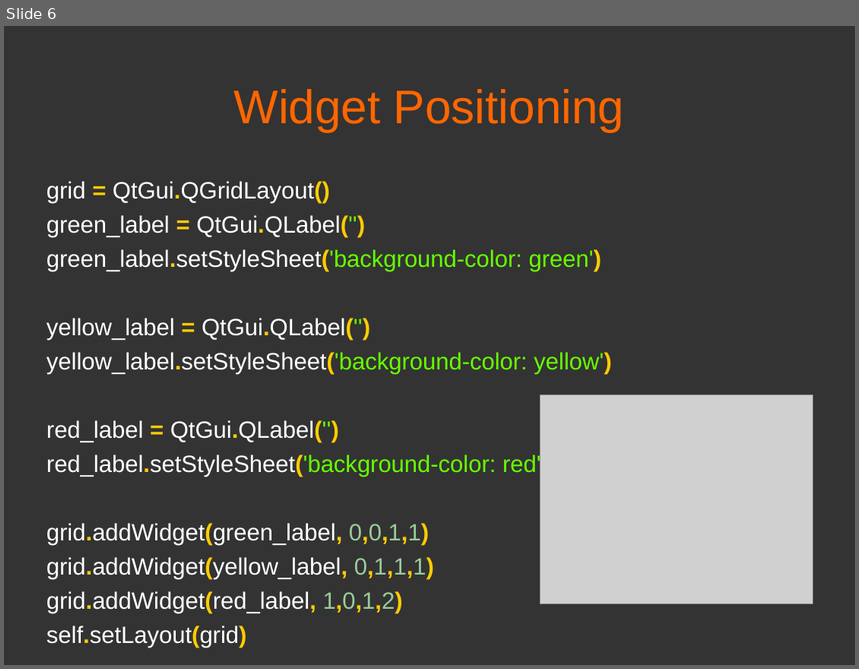
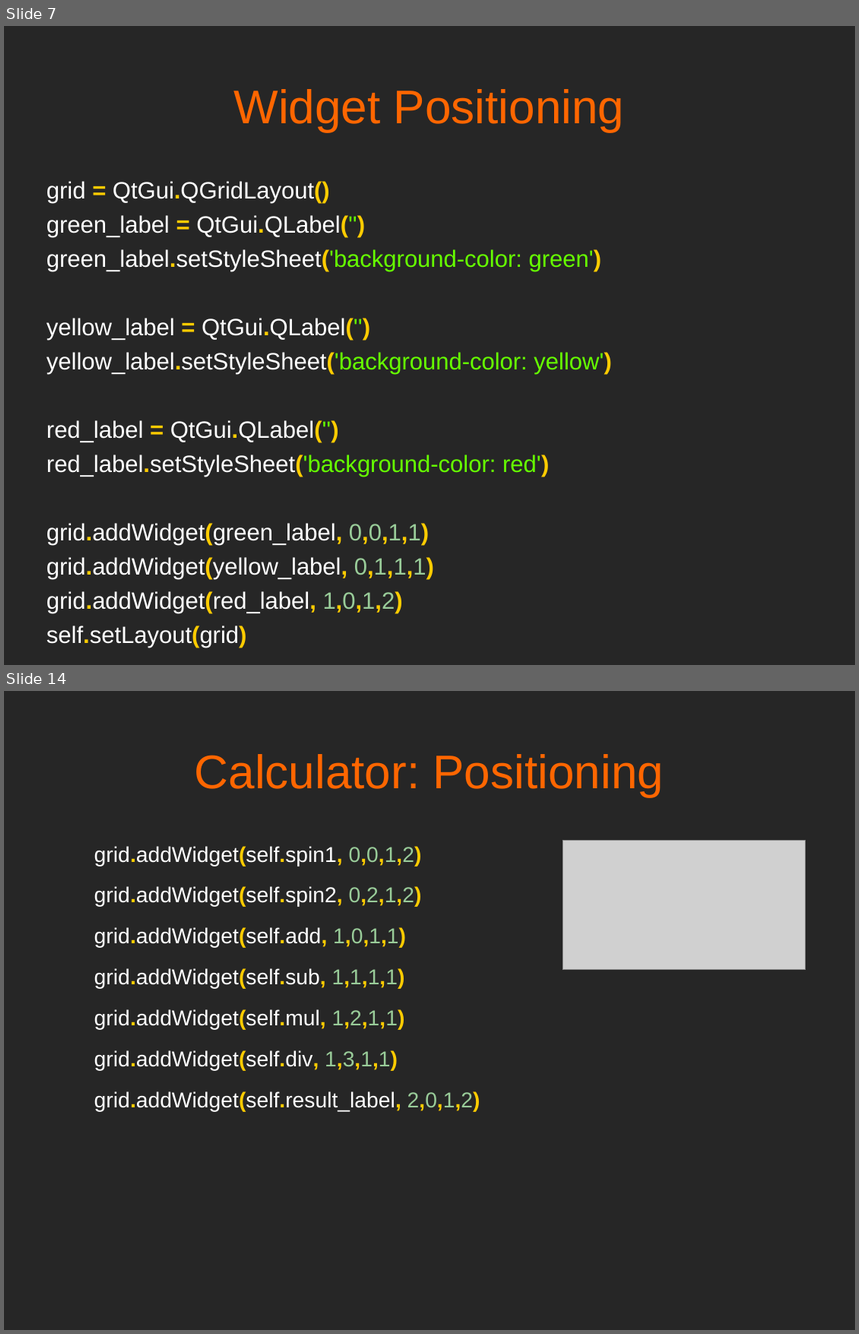
Before and after one commit to mfarhan12/qt-presentation, a slide deck: OPAG QT Presentation.odp. Shown one above the other, each under a label of ours: slide 6 before the commit, slides 7 and 14 after it; the slides between them are not shown. The pictures are 859x669 and 859x1334 pixels, drawn with LibreOffice and Linux fonts; fonts in the diff are those of the drawing; grey boxes stand for pictures. Boxes give left, top, right and bottom in pixels: in the first picture for what was removed or moved away, otherwise in the second. Text is boxed around its words. In the diff, an @@ line names an element or a change of style, - is before the commit and + after.

Commit message:
added calculator slides, modified names slightly

```diff
--- a/OPAG QT Presentation.odp
+++ b/OPAG QT Presentation.odp
@@ slide 14 added at [4, 691, 855, 1330], background #262626 @@
@@ text added at [195, 754, 664, 797], 44 pt, text #FF6600 @@
+Calculator: Positioning
@@ text added at [94, 846, 481, 1112], 20 pt, text #FFFFFF @@
+grid.addWidget(self.spin1, 0,0,1,2)
+grid.addWidget(self.spin2, 0,2,1,2)
+grid.addWidget(self.add, 1,0,1,1)
+grid.addWidget(self.sub, 1,1,1,1)
+grid.addWidget(self.mul, 1,2,1,1)
+grid.addWidget(self.div, 1,3,1,1)
+grid.addWidget(self.result_label, 2,0,1,2)
@@ picture added at [563, 841, 806, 970] @@
@@ what was slide 6 is now slide 7 @@
@@ slide 7 changed as well @@
@@ background #333333 to #262626 @@
@@ picture removed at [540, 395, 813, 604] @@
```
Also in this commit, not shown: 5 other slides changed, 12 other slides added, 5 other files.
